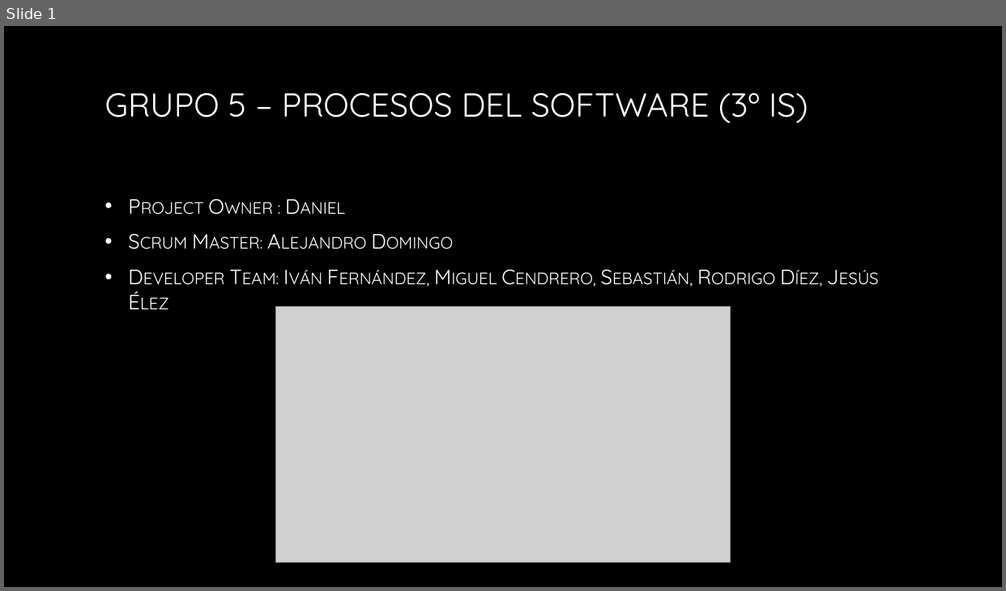
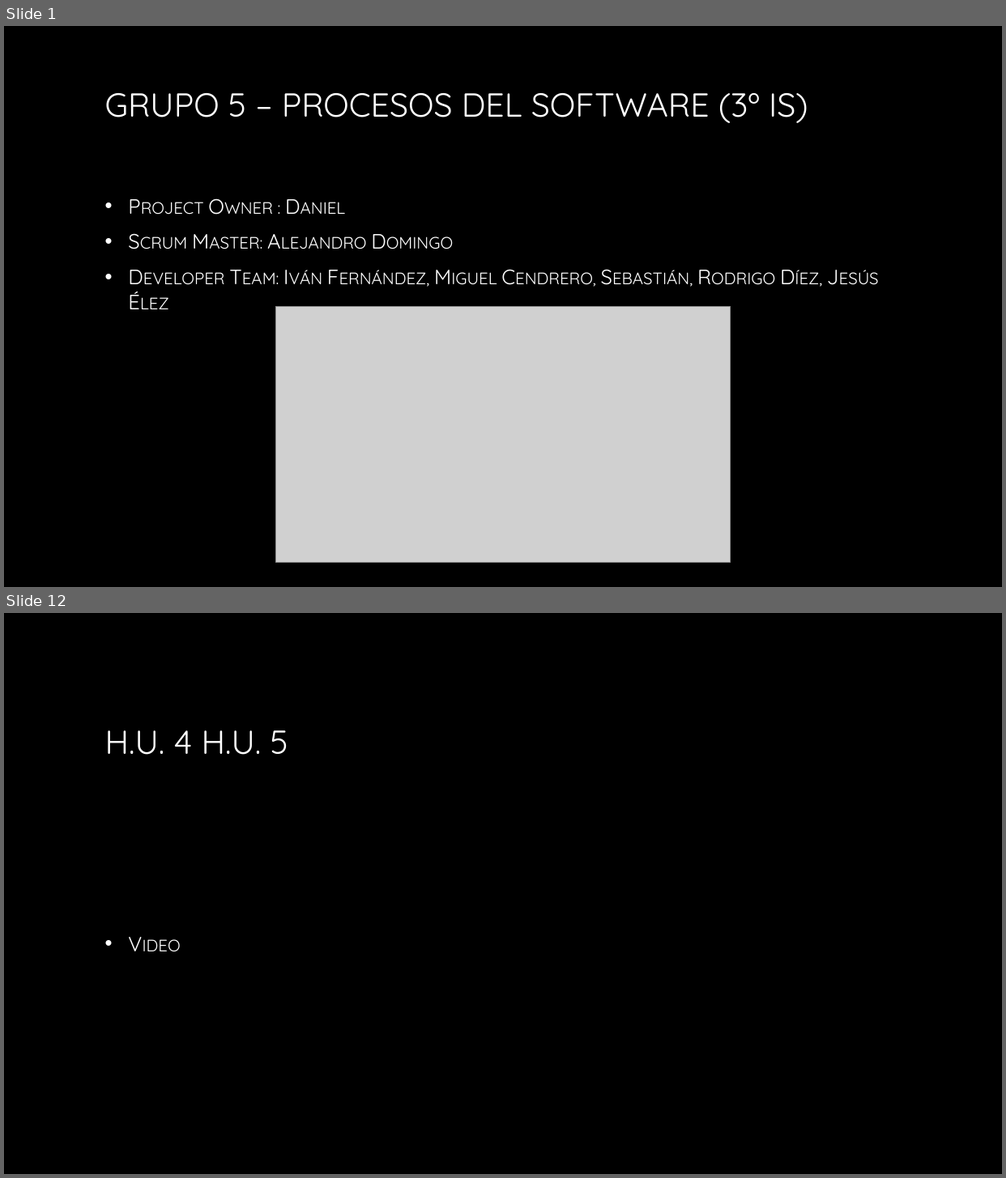
Before and after one commit to chexu99/TetrisG5, a slide deck: Presentación_G5.pptx. Shown one above the other, each under a label of ours: slide 1 before the commit, slides 1 and 12 after it; the slides between them are not shown. The pictures are 1006x591 and 1006x1178 pixels, drawn with LibreOffice and Linux fonts; fonts in the diff are those of the drawing; grey boxes stand for pictures; background and template pictures are left out. Boxes give left, top, right and bottom in pixels: in the first picture for what was removed or moved away, otherwise in the second. Text is boxed around its words. In the diff, an @@ line names an element or a change of style, - is before the commit and + after.

```diff
--- a/Presentación_G5.pptx
+++ b/Presentación_G5.pptx
@@ slide 12 added at box(4, 613, 1002, 1174), background picture (left out) @@
@@ title added at box(105, 730, 289, 755), 32 pt, text gradient #FFFFFF to #A6A6A6 @@
+H.U. 4 H.U. 5
@@ text added at box(98, 832, 908, 1088), 20 pt, text gradient #FFFFFF to #BFBFBF, small capitals @@
+• Video
```
Also in this commit, not shown: 14 other slides added, 7 slides removed.
